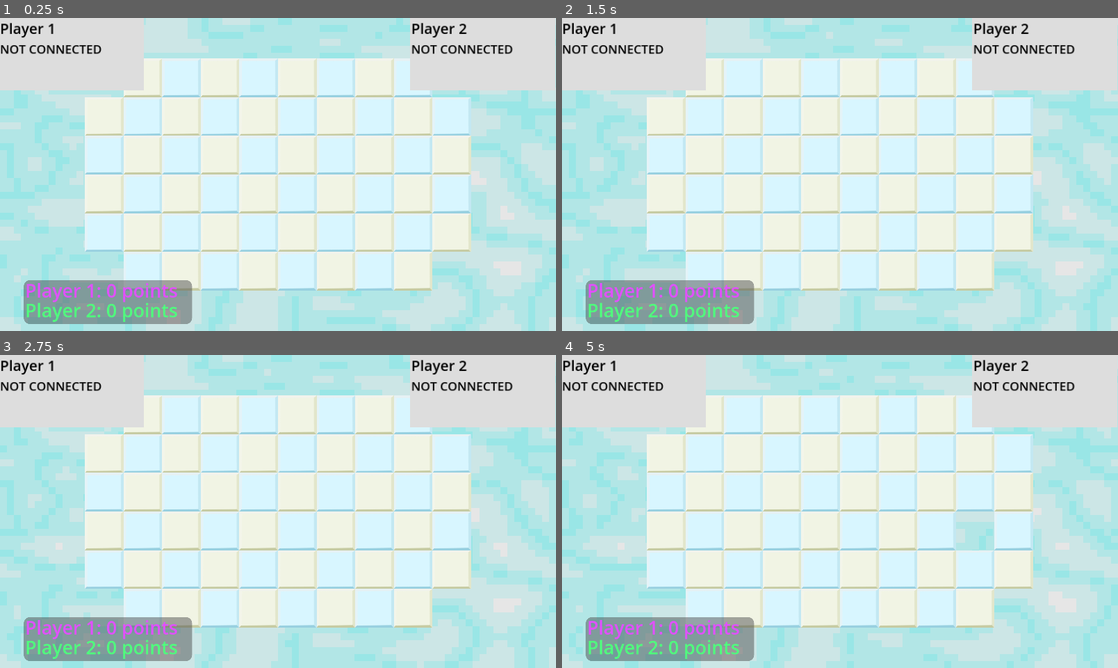
Above: before the commit, frames 1-4 (two rows, left to right).
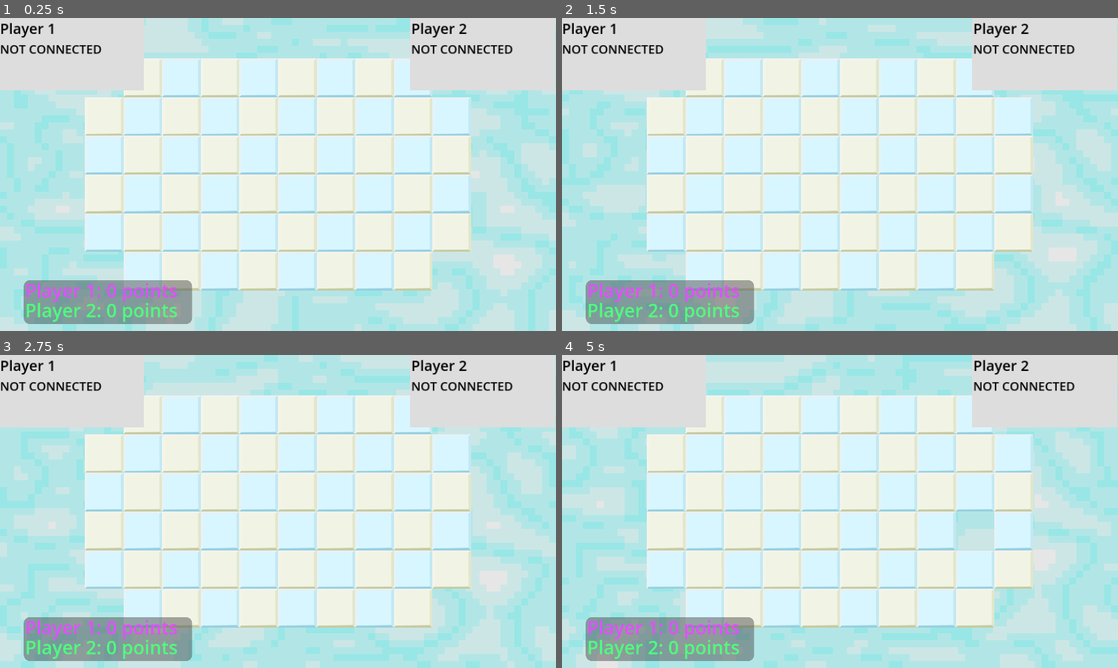
Above: after the commit, the same moments.

Repository: patator62180/GDWL_67
Game: Godot game, scene res://scenes/game/game.tscn
Same seed, same stepped clock (60 frames per second), same inputs: the game is played once before the commit and once after it. This scene is started directly instead of the project's main scene.
Inputs (mouse positions are in pixels of both pictures, inside the frame that each line leads up to):
- Up to frame 1 (0.25 s): no input
- Up to frame 2 (1.5 s): tap Enter (ui_accept) at 0.5, 0.77 s; move the mouse to (962, 158) at 0.52 s; hold Right (right) 0.53-1.28 s; right-click (962, 158) at 0.6 s; click (962, 158) at 0.67 s; move the mouse to (728, 190) at 1.27 s; hold Down (down) from 1.28 s (still down); click (728, 190) at 1.35 s
- Up to frame 3 (2.75 s): tap Enter (ui_accept) at 1.52 s; move the mouse to (333, 442) at 2.02 s; release Down (down) at 2.03 s; hold Right (right) from 2.03 s (still down); right-click (333, 442) at 2.1 s
- Up to frame 4 (5 s): move the mouse to (812, 574) at 2.77 s; release Right (right) at 2.78 s; hold Up (up) 2.78-3.53 s; click (812, 574) at 2.85 s; tap Enter (ui_accept) at 3.02, 3.77, 4.52 s; move the mouse to (1006, 558) at 3.52 s; hold Left (left) from 3.53 s (still down); right-click (1006, 558) at 3.6 s; move the mouse to (673, 464) at 4.27 s; click (673, 464) at 4.35 s

The runs differ from the first frame. In frame 1, 6.0% of the frame differs, in the area x 0-100%, y 0-100%; in frame 2, 19%; in frame 3, 21%; in frame 4, 23%.
Error in both runs: Invalid access to property or key 'peer_player_joined' on a base object of type 'Nil'. (res://scenes/game/game.gd:35)

Commit message:
dot on background

Diff:
--- a/scenes/background/background.tscn
+++ b/scenes/background/background.tscn
@@ -1,7 +1,6 @@
-[gd_scene load_steps=8 format=3 uid="uid://b81kmauxqg4ws"]
+[gd_scene load_steps=7 format=3 uid="uid://b81kmauxqg4ws"]
 
 [ext_resource type="Shader" path="res://scenes/background/infinite_background.gdshader" id="1_i8cim"]
-[ext_resource type="Texture2D" uid="uid://suiden8bgl0d" path="res://sprites/dot.png" id="2_yoxxc"]
 
 [sub_resource type="Gradient" id="Gradient_bjjgb"]
 colors = PackedColorArray(0.945098, 0.956863, 0.894118, 1, 0.666667, 1, 1, 1)
@@ -17,9 +16,11 @@
 
 [sub_resource type="ShaderMaterial" id="ShaderMaterial_s5s6m"]
 shader = ExtResource("1_i8cim")
-shader_parameter/speed = Vector2(0.002, 0.001)
+shader_parameter/speed = Vector2(0.01, 0.03)
 shader_parameter/pixel_scale = 10.0
 shader_parameter/color_floor = 10.0
+shader_parameter/grid_size = 0.001
+shader_parameter/grid_color = Vector4(0.5, 0.5, 0.5, 1)
 shader_parameter/input_texture = SubResource("NoiseTexture2D_a61c7")
 
 [sub_resource type="PlaceholderTexture2D" id="PlaceholderTexture2D_kj0u0"]
@@ -41,13 +42,3 @@
 position = Vector2(436.5, -43)
 scale = Vector2(12000, 12000)
 texture = SubResource("PlaceholderTexture2D_kj0u0")
-
-[node name="Dots" type="Sprite2D" parent="Control"]
-visible = false
-texture_filter = 1
-texture_repeat = 2
-position = Vector2(-20, -20)
-scale = Vector2(0.5, 0.5)
-texture = ExtResource("2_yoxxc")
-region_enabled = true
-region_rect = Rect2(0, 0, 20000, 20000)
--- a/scenes/background/infinite_background.gdshader
+++ b/scenes/background/infinite_background.gdshader
@@ -4,11 +4,17 @@
 uniform vec2 speed;
 uniform float pixel_scale;
 uniform float color_floor;
+uniform float grid_size;
+uniform vec4 grid_color;
 
 void fragment() {
     vec2 pixelated_uv = (floor(FRAGCOORD.xy/pixel_scale)*pixel_scale)*SCREEN_PIXEL_SIZE;
-    float uvx = mod((pixelated_uv.x) + (TIME*speed.x), 1.0f);
-    float uvy = mod((pixelated_uv.y) + (TIME*speed.y), 1.0f);
-	vec4 color = texture(input_texture, vec2(uvx, uvy));
+    vec2 moving_uv = mod((pixelated_uv) + (TIME*speed), 1.0f);
+	vec4 color = texture(input_texture, moving_uv);
     COLOR = floor(color*color_floor)/color_floor;
+
+    vec2 uv_dist = abs(SCREEN_UV-pixelated_uv);
+    if(uv_dist.x < grid_size && uv_dist.y < grid_size){
+        COLOR = grid_color;
+    }
 }
